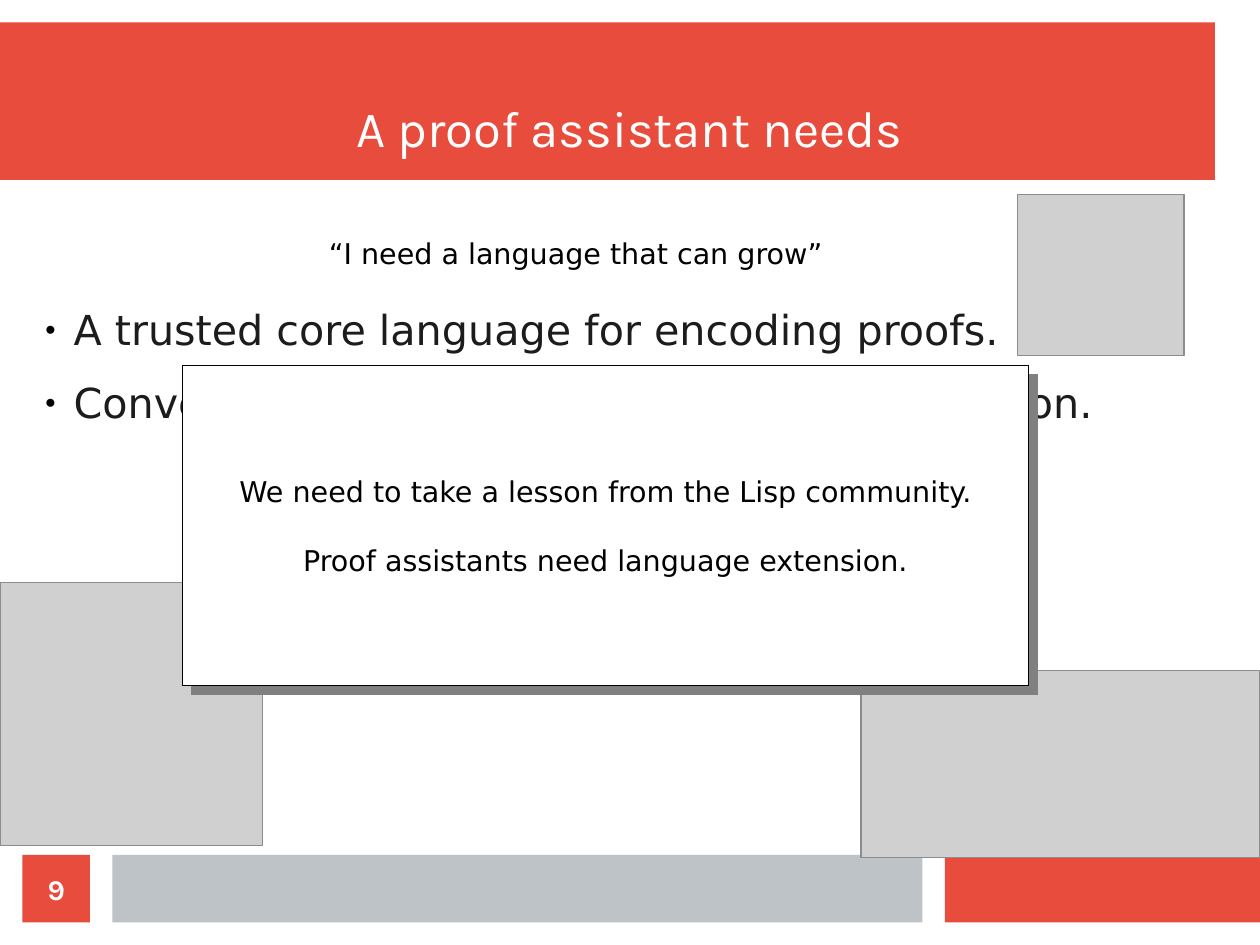
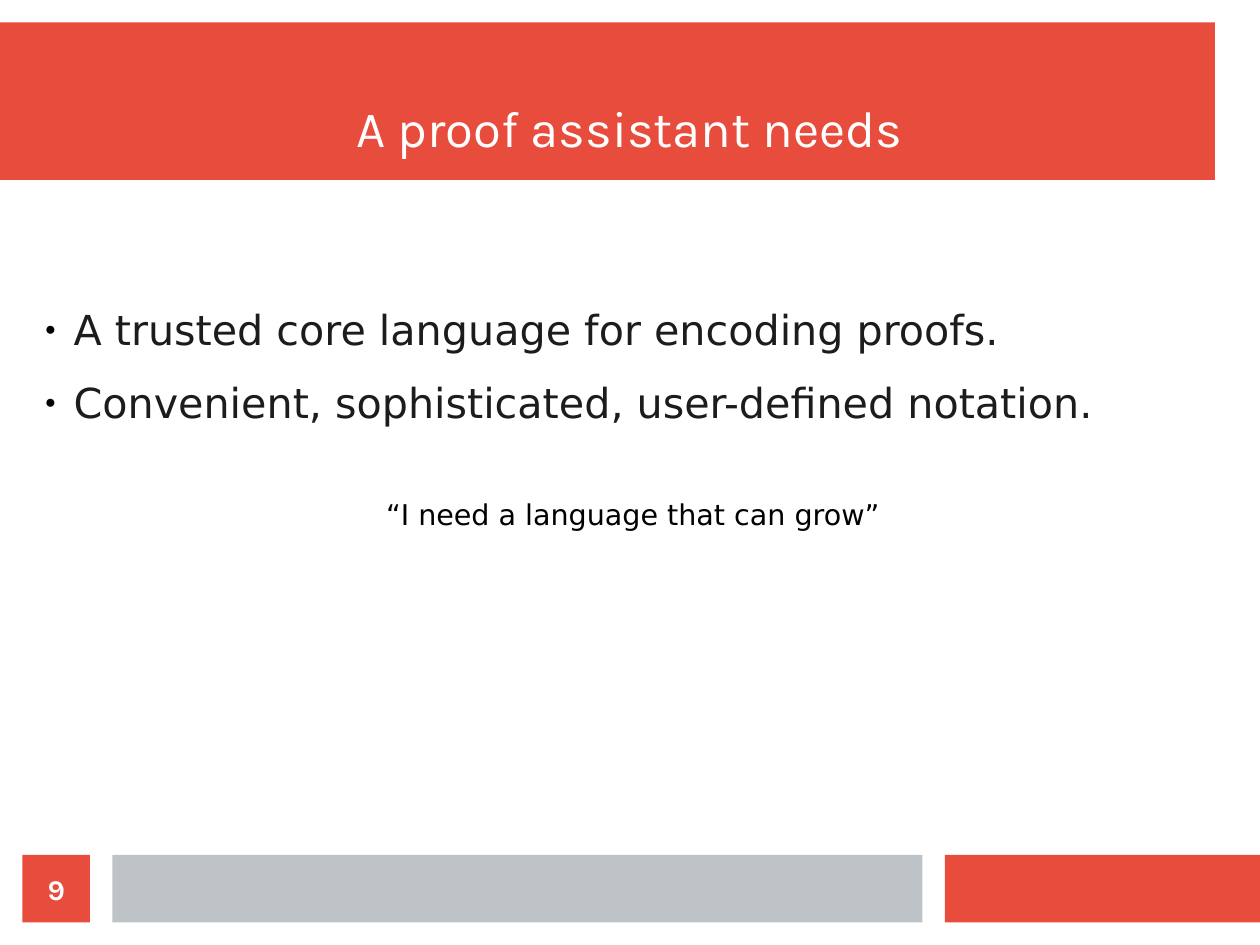
Before and after one commit to wilbowma/cur, a slide deck: slide 9 of hope-2016/slides.odp. Drawn at 1260x945 pixels with LibreOffice and Linux fonts; fonts in the diff are those of the drawing; grey boxes stand for pictures. Boxes give left, top, right and bottom in pixels: in the first picture for what was removed or moved away, otherwise in the second. Text is boxed around its words. In the diff, an @@ line names an element or a change of style, - is before the commit and + after.

```diff
--- a/hope-2016/slides.odp
+++ b/hope-2016/slides.odp
@@ picture removed at box(1018, 194, 1185, 356) @@
@@ rectangle removed at box(183, 366, 1029, 686) @@
-We need to take a lesson from the Lisp community.
-Proof assistants need language extension.
@@ text "“I need a language that ...": place and size @@
-text "“I need a language that ..." at box(329, 242, 822, 270)
+text "“I need a language that ..." at box(386, 503, 880, 531)
@@ picture removed at box(0, 583, 263, 846) @@
@@ picture removed at box(861, 671, 1260, 858) @@
```
Also in this commit, not shown: 7 other slides changed, 2 slides added, 1 other file.
